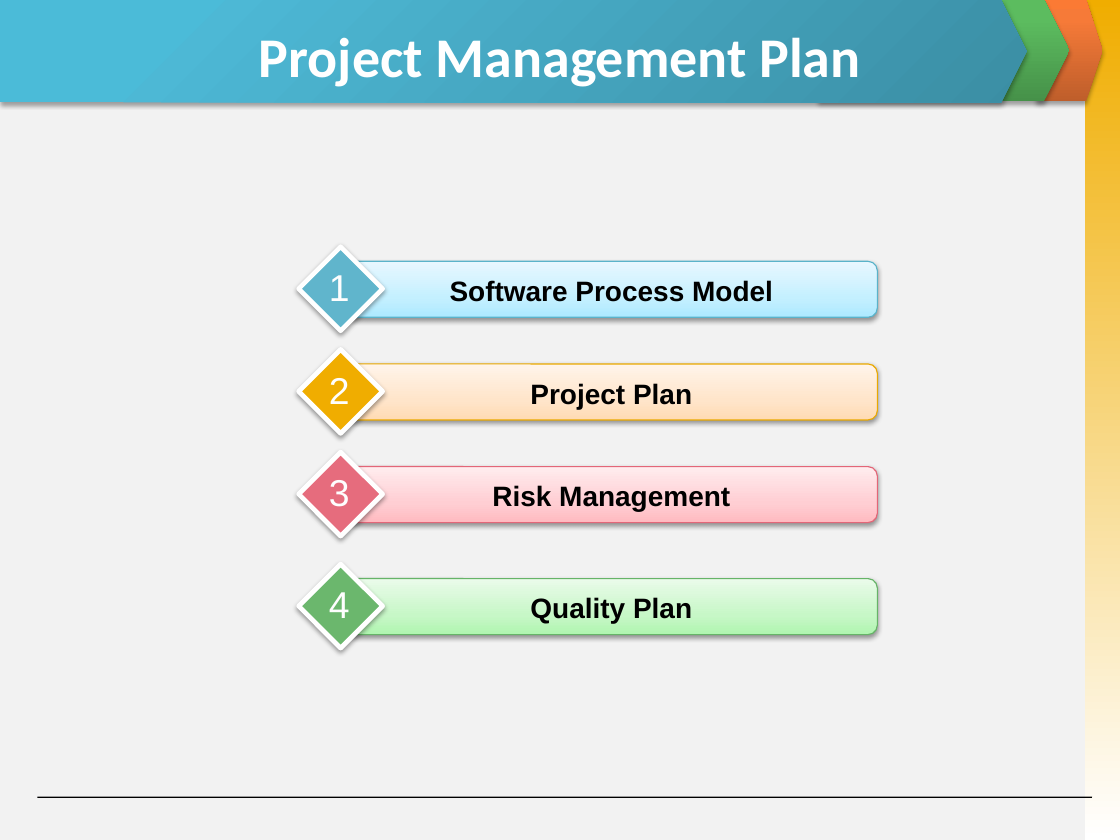
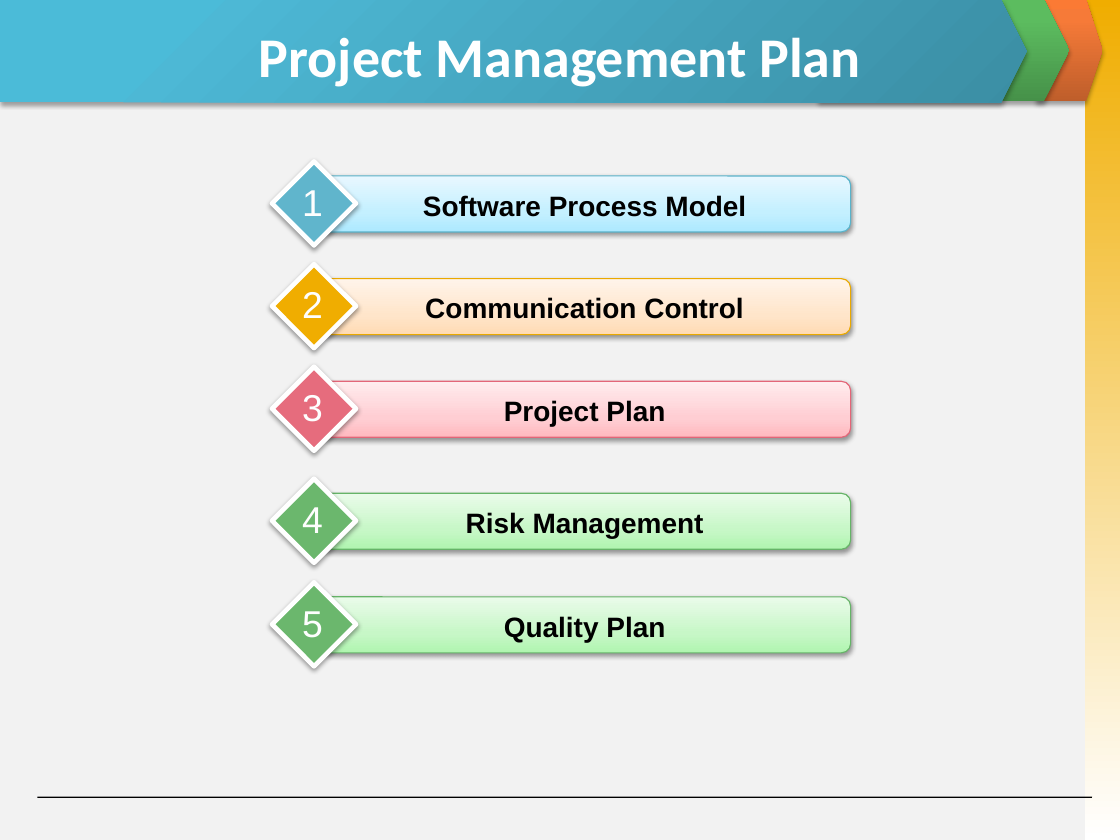
Before and after one commit to skyview059/e-learning-website, a slide deck: slide 10 of Document/Final report/Slide Present E-Learning.pptx. Drawn at 1120x840 pixels with LibreOffice and Linux fonts; fonts in the diff are those of the drawing. Boxes give left, top, right and bottom in pixels: in the first picture for what was removed or moved away, otherwise in the second. Text is boxed around its words. In the diff, an @@ line names an element or a change of style, - is before the commit and + after.

```diff
--- a/Document/Final report/Slide Present E-Learning.pptx
+++ b/Document/Final report/Slide Present E-Learning.pptx
@@ text added at [425, 297, 743, 319], 18 pt, text #000000, bold @@
+Communication Control
@@ text "Project Plan": place and size @@
-text "Project Plan" at [530, 383, 692, 409]
+text "Project Plan" at [504, 400, 665, 426]
@@ 5 texts, 4 rounded rectangles, 4 diamonds: place and size @@
-5 texts, 4 rounded rectangles, 4 diamonds at [299, 246, 877, 648]
+5 texts, 4 rounded rectangles, 4 diamonds at [272, 161, 851, 562]
@@ text "Risk Management": place and size @@
-text "Risk Management" at [492, 485, 730, 512]
+text "Risk Management" at [466, 512, 704, 538]
@@ diamond added at [272, 582, 356, 666], fill #6BB76D, outline #FFFFFF 3 pt @@
@@ rounded rectangle added at [319, 597, 851, 653], fill gradient #B0F6B1 to #C8F8C8 to #E9FDE9, outline #67B569 0.75 pt @@
@@ text added at [302, 611, 323, 638], 24 pt, text #FEFEFE @@
+5
@@ text "Quality Plan": place and size @@
-text "Quality Plan" at [530, 597, 692, 624]
+text "Quality Plan" at [504, 616, 665, 642]
```
Also in this commit, not shown: 10 other slides changed, 4 slides added, 4 slides removed, 2 other files.
